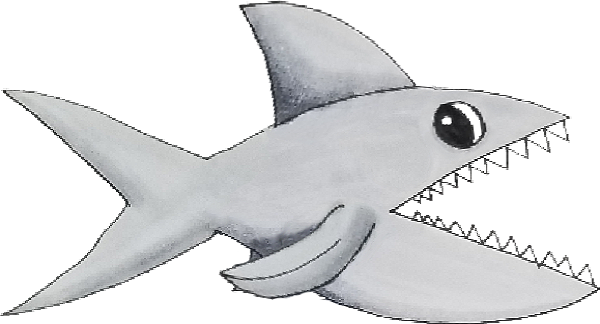
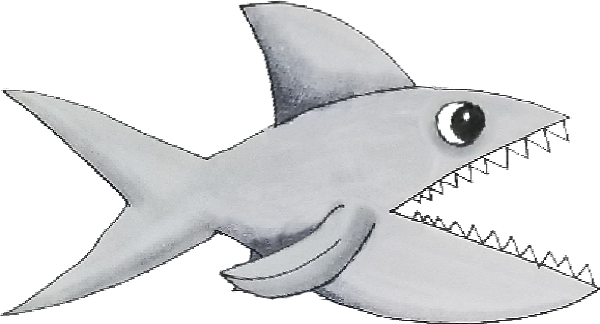
Two versions of the same layered image (w=600, h=324). Layer-by-layer changes:
painted on "Layer 3" over [422, 92, 500, 159]
